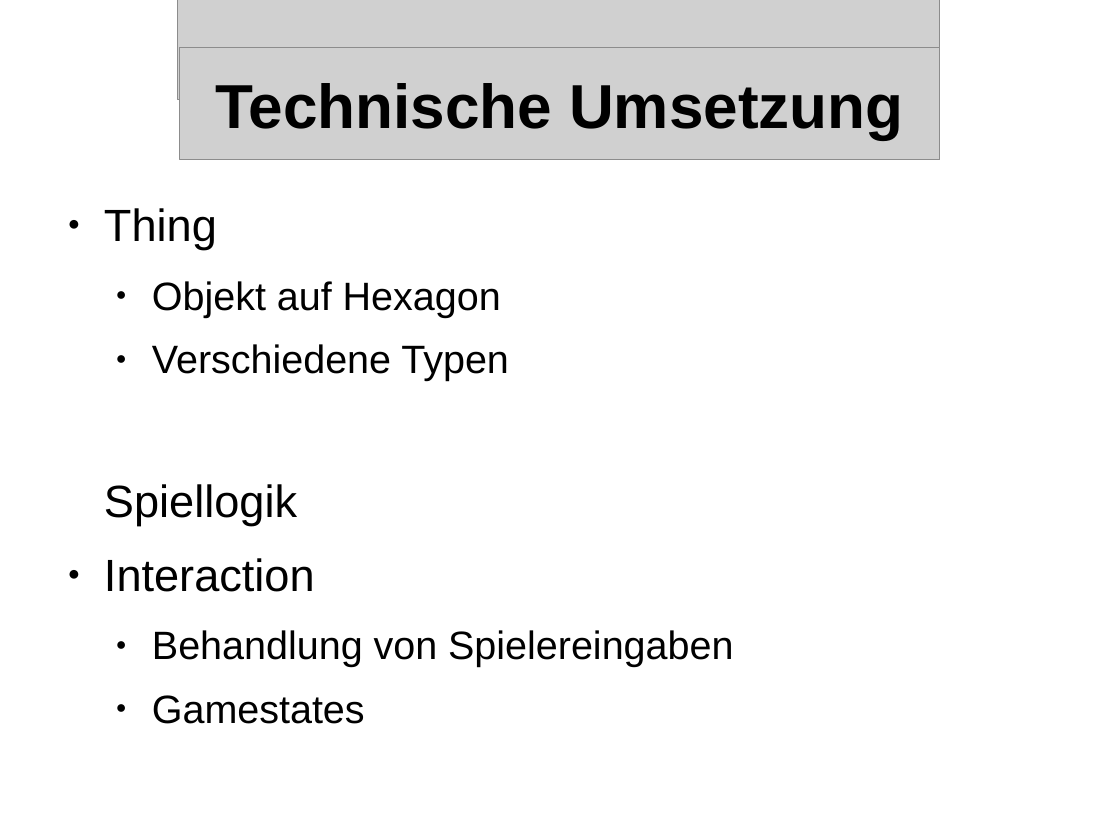
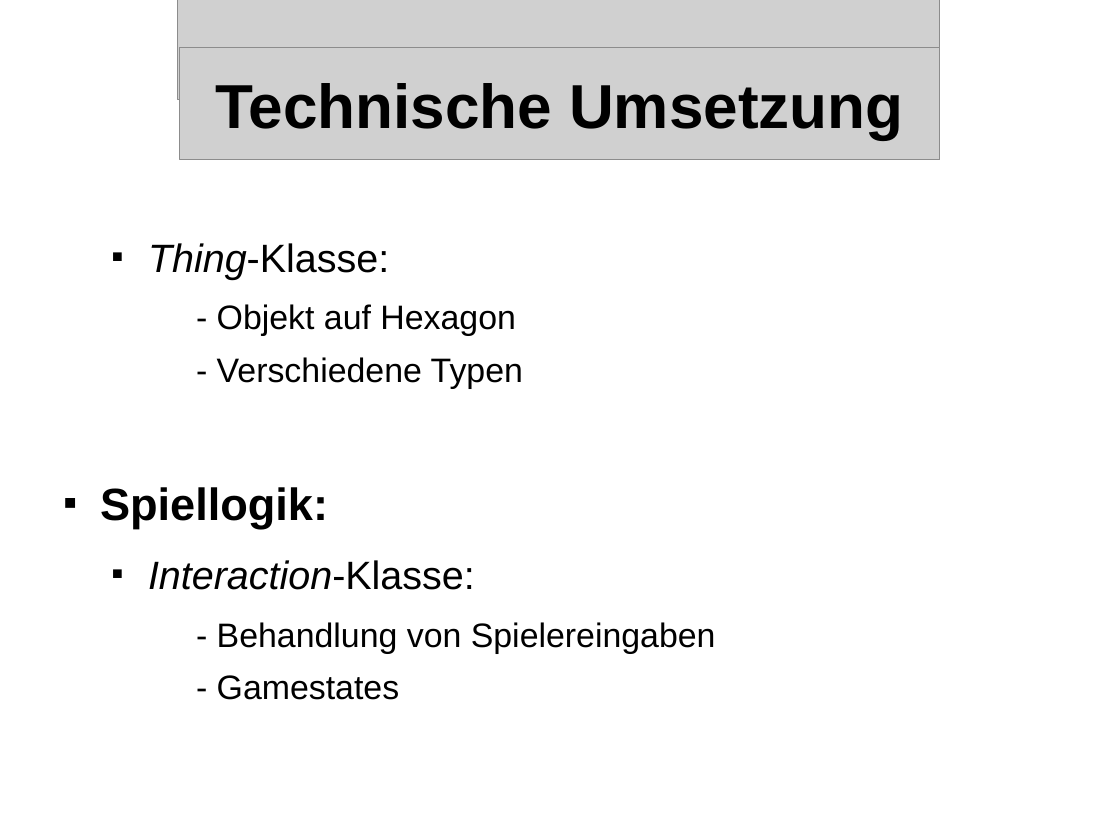
Before and after one commit to streber91/3D-Game-Project, a slide deck: slide 9 of Documents/Präsentationen/Underlord Abschlusspräsentation.odp. Drawn at 1120x840 pixels with LibreOffice and Linux fonts; fonts in the diff are those of the drawing; grey boxes stand for pictures; background and template pictures are left out. Boxes give left, top, right and bottom in pixels: in the first picture for what was removed or moved away, otherwise in the second. Text is boxed around its words. In the diff, an @@ line names an element or a change of style, - is before the commit and + after.

```diff
--- a/Documents/Präsentationen/Underlord Abschlusspräsentation.odp
+++ b/Documents/Präsentationen/Underlord Abschlusspräsentation.odp
@@ text at bbox=[100, 243, 716, 700]: text changed; size 28 to 24 pt @@
-● Thing
-  ● Objekt auf Hexagon
-  ● Verschiedene Typen
-Spiellogik
-● Interaction
-  ● Behandlung von Spielereingaben
-  ● Gamestates
+  ■ Thing-Klasse:
+    - Objekt auf Hexagon
+    - Verschiedene Typen
+■ Spiellogik:
+  ■ Interaction-Klasse:
+    - Behandlung von Spielereingaben
+    - Gamestates
```
Also in this commit, not shown: 8 other slides changed, 1 slide removed.
